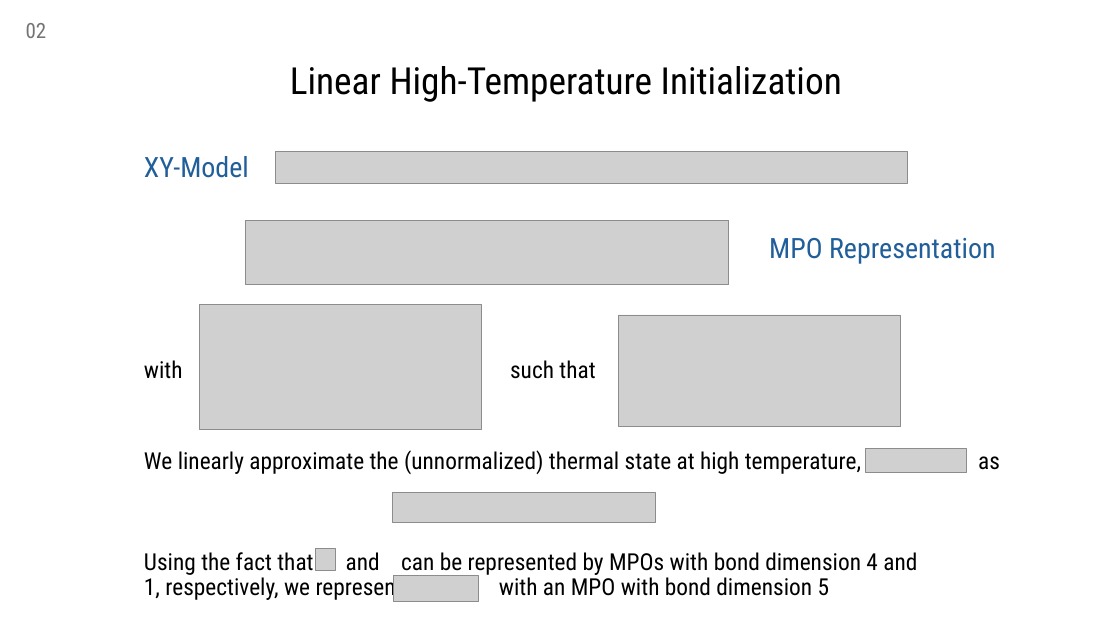
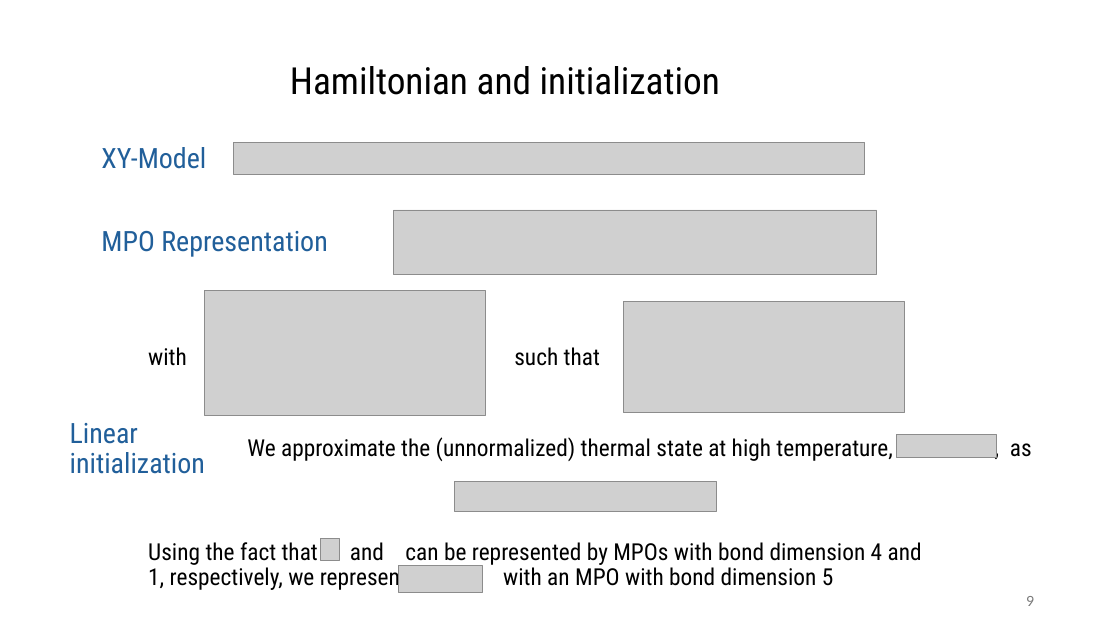
Before and after one commit to MrHighsenberg/XTRG-Algorithm, a slide deck: slide 9 of presentation/Term_Project_XTRG_Presentation.pptx (slide 3 before the commit). Drawn at 1120x630 pixels with LibreOffice and Linux fonts; fonts in the diff are those of the drawing; grey boxes stand for pictures; background and template pictures are left out. Boxes give left, top, right and bottom in pixels: in the first picture for what was removed or moved away, otherwise in the second. Text is boxed around its words. In the diff, an @@ line names an element or a change of style, - is before the commit and + after.

Commit message:
progress in presentation

```diff
--- a/presentation/Term_Project_XTRG_Presentation.pptx
+++ b/presentation/Term_Project_XTRG_Presentation.pptx
@@ text removed at bbox=[26, 23, 47, 38] @@
-02
@@ text at bbox=[290, 66, 720, 95]: text changed @@
-Linear High-Temperature Initialization
+Hamiltonian and initialization
@@ text "XY-Model": place and size @@
-text "XY-Model" at bbox=[144, 156, 249, 178]
+text "XY-Model" at bbox=[101, 147, 206, 169]
@@ picture: place and size @@
-picture at bbox=[276, 152, 907, 184]
+picture at bbox=[233, 142, 865, 174]
@@ text "MPO Representation": place and size @@
-text "MPO Representation" at bbox=[769, 238, 995, 264]
+text "MPO Representation" at bbox=[101, 231, 327, 257]
@@ picture: place and size @@
-picture at bbox=[245, 220, 728, 285]
+picture at bbox=[394, 210, 877, 275]
@@ 2 pictures, 2 texts: place and size @@
-2 pictures, 2 texts at bbox=[144, 305, 901, 429]
+2 pictures, 2 texts at bbox=[148, 291, 905, 415]
@@ text added at bbox=[70, 423, 205, 474], 24 pt, text #215F9A @@
+Linear initialization
@@ text at bbox=[247, 437, 1032, 461]: text changed @@
-We linearly approximate the (unnormalized) thermal state at high temperature, , as
+We approximate the (unnormalized) thermal state at high temperature, , as
@@ picture: place and size @@
-picture at bbox=[866, 449, 966, 472]
+picture at bbox=[897, 434, 996, 458]
@@ picture: place and size @@
-picture at bbox=[392, 493, 655, 523]
+picture at bbox=[455, 481, 718, 511]
@@ 2 pictures, 1 text: place and size @@
-2 pictures, 1 text at bbox=[144, 548, 917, 602]
+2 pictures, 1 text at bbox=[148, 539, 922, 592]
@@ page number added at bbox=[1026, 596, 1034, 606], 12 pt, text #797979 @@
+9
```
Also in this commit, not shown: 3 other slides changed, 12 slides added, 1 slide removed, 10 other files.
